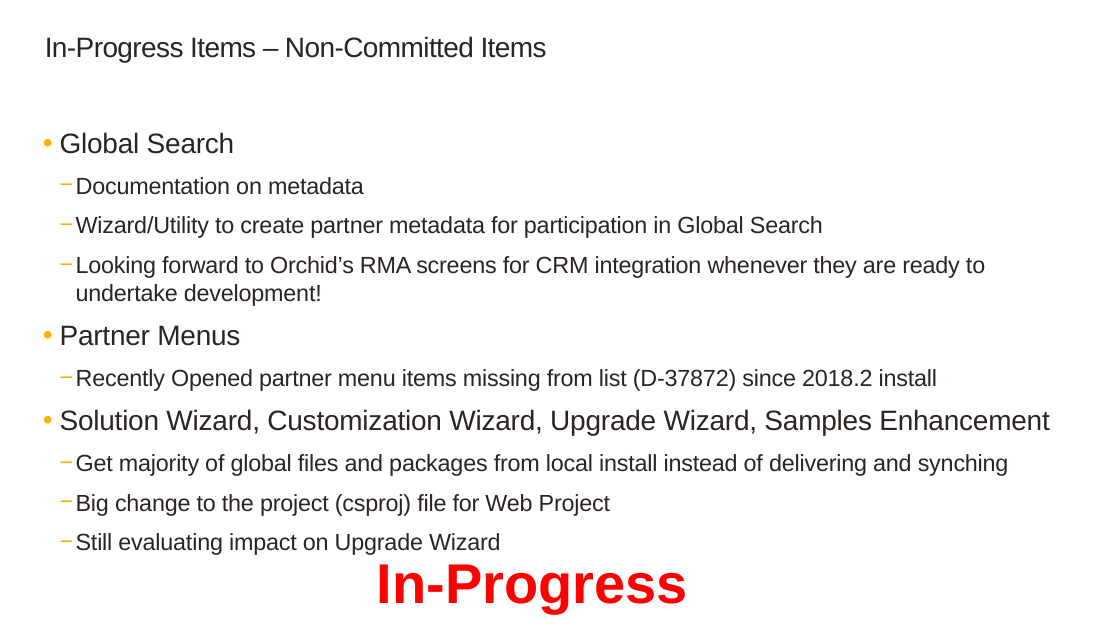
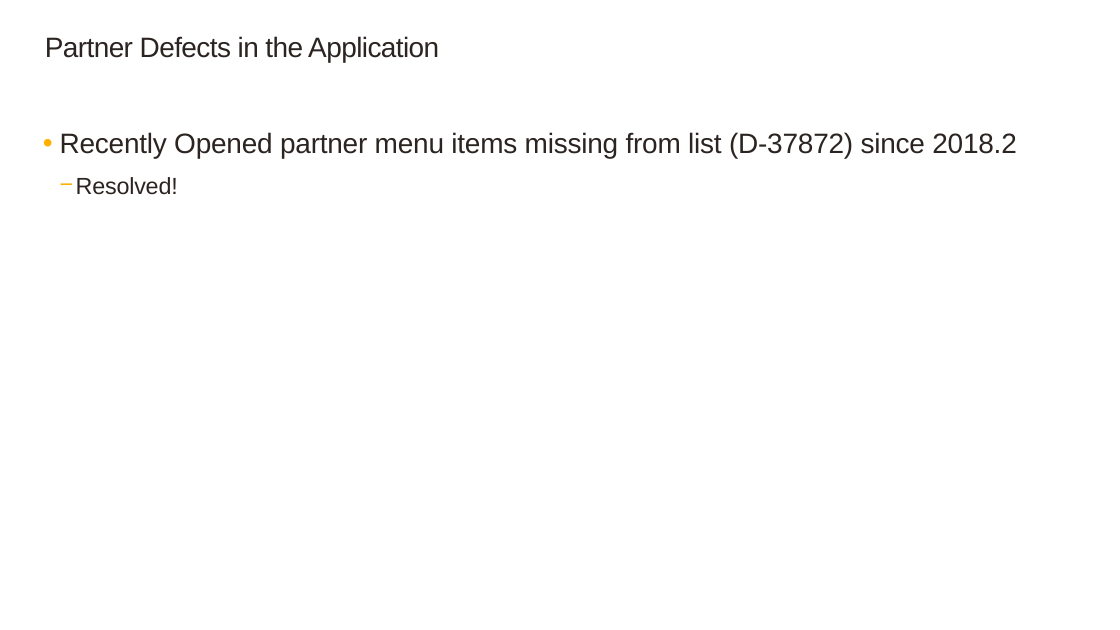
Before and after one commit to SageNADev/Sage300-SDK, a slide deck: slide 13 of docs/presentations/Sage300SDK_2019WebSDKOverview.pptx (slide 14 before the commit). Drawn at 1120x630 pixels with LibreOffice and Linux fonts; fonts in the diff are those of the drawing; background and template pictures are left out. Boxes give left, top, right and bottom in pixels: in the first picture for what was removed or moved away, otherwise in the second. Text is boxed around its words. In the diff, an @@ line names an element or a change of style, - is before the commit and + after.

Commit message:
2019 Presentation Update

```diff
--- a/docs/presentations/Sage300SDK_2019WebSDKOverview.pptx
+++ b/docs/presentations/Sage300SDK_2019WebSDKOverview.pptx
@@ title at [45, 36, 439, 62]: text changed @@
-In-Progress Items – Non-Committed Items
+Partner Defects in the Application
@@ text at [60, 132, 1017, 195]: text changed; size 20 to 24 pt @@
-  • Global Search
-    − Documentation on metadata
-    − Wizard/Utility to create partner metadata for participation in Global Search
-    − Looking forward to Orchid’s RMA screens for CRM integration whenever they are ready to undertake development!
-  • Partner Menus
-    − Recently Opened partner menu items missing from list (D-37872) since 2018.2 install
-  • Solution Wizard, Customization Wizard, Upgrade Wizard, Samples Enhancement
-    − Get majority of global files and packages from local install instead of delivering and synching
-    − Big change to the project (csproj) file for Web Project
-    − Still evaluating impact on Upgrade Wizard
+  • Recently Opened partner menu items missing from list (D-37872) since 2018.2
+    − Resolved!
@@ text removed at [377, 564, 688, 613] @@
-In-Progress
```
Also in this commit, not shown: 5 other slides changed, 1 slide removed.
